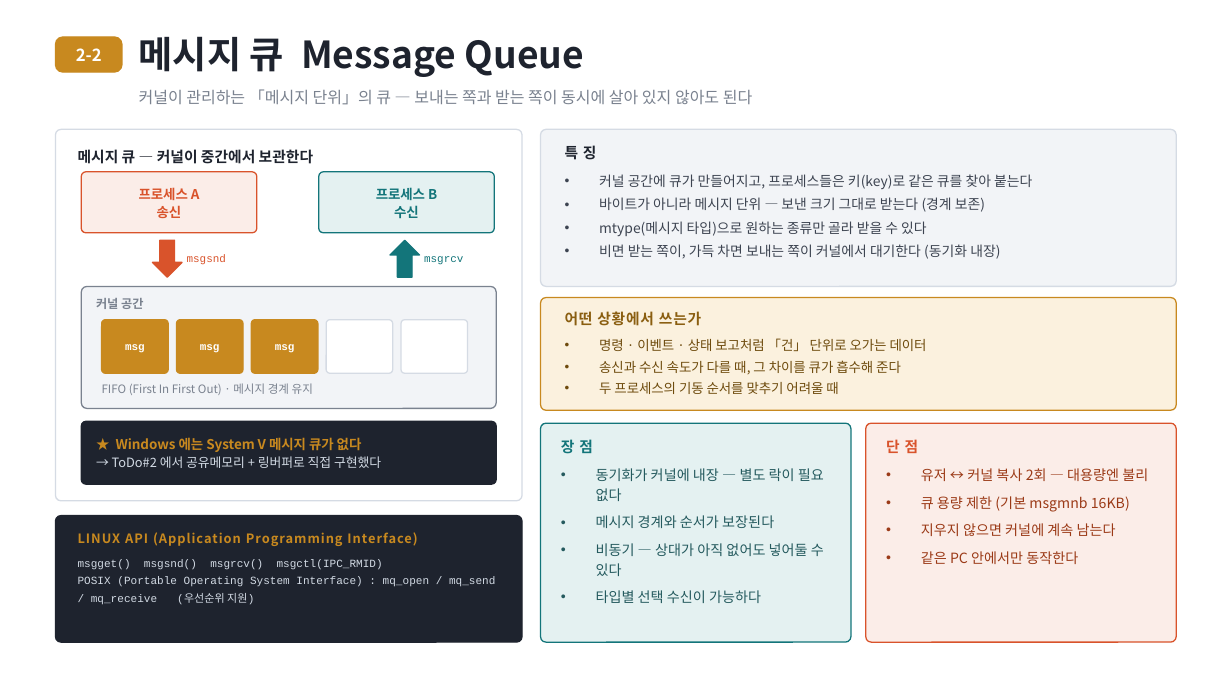
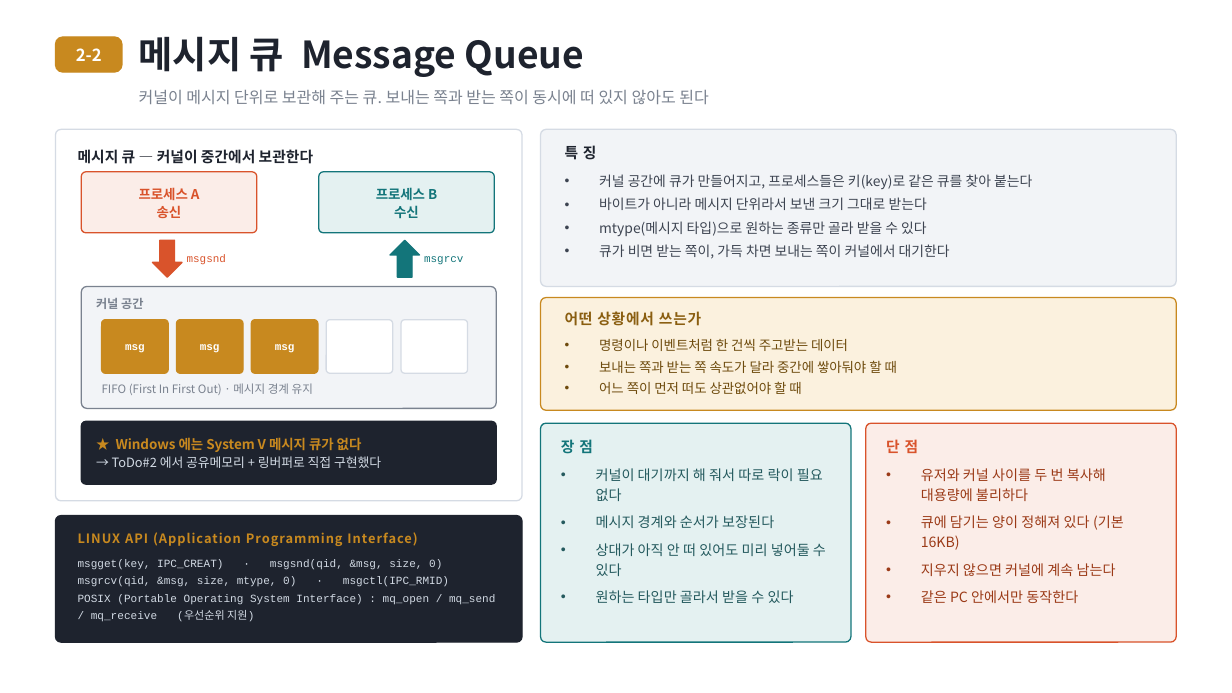
Before and after one commit to harley-hwan/IpcProc, a slide deck: slide 8 of ref/발표자료/IPC_발표자료.pptx. Drawn at 1232x693 pixels with LibreOffice and Linux fonts; fonts in the diff are those of the drawing. Boxes give left, top, right and bottom in pixels: in the first picture for what was removed or moved away, otherwise in the second. Text is boxed around its words. In the diff, an @@ line names an element or a change of style, - is before the commit and + after.

Commit message:
발표자료 2-3 장 정비 및 용어 정리
- 뮤텍스/세마포어 장을 핵심 위주로 다시 쓰고 장별 별첨 추가
- 슬라이드 항목을 대본이 모두 짚도록 양쪽 정렬
- 바쁜 대기 설명 정정: 뮤텍스도 커널이 재워 줌, 조건 대기 오용 시에만 발생
- 11장 비교표에 데이터 단위/복사 횟수/용량 근거 명시
- 12장 CRITICAL_SECTION, Named Mutex 실제 호출 순서 추가
- 생산자/소비자 대신 송신/수신 으로 용어 통일
- 각 장 하단 예상 질문 45항목

```diff
--- a/ref/발표자료/IPC_발표자료.pptx
+++ b/ref/발표자료/IPC_발표자료.pptx
@@ text at <box>139,90,708,104</box>: text changed @@
-커널이 관리하는 「메시지 단위」의 큐 — 보내는 쪽과 받는 쪽이 동시에 살아 있지 않아도 된다
+커널이 메시지 단위로 보관해 주는 큐. 보내는 쪽과 받는 쪽이 동시에 떠 있지 않아도 된다
@@ text at <box>599,197,927,210</box>: text changed @@
-• 바이트가 아니라 메시지 단위 — 보낸 크기 그대로 받는다 (경계 보존)
+• 바이트가 아니라 메시지 단위라서 보낸 크기 그대로 받는다
@@ text at <box>599,244,950,259</box>: text changed @@
-• 비면 받는 쪽이, 가득 차면 보내는 쪽이 커널에서 대기한다 (동기화 내장)
+• 큐가 비면 받는 쪽이, 가득 차면 보내는 쪽이 커널에서 대기한다
@@ text at <box>599,339,897,394</box>: text changed @@
-• 명령 · 이벤트 · 상태 보고처럼 「건」 단위로 오가는 데이터
-• 송신과 수신 속도가 다를 때, 그 차이를 큐가 흡수해 준다
-• 두 프로세스의 기동 순서를 맞추기 어려울 때
+• 명령이나 이벤트처럼 한 건씩 주고받는 데이터
+• 보내는 쪽과 받는 쪽 속도가 달라 중간에 쌓아둬야 할 때
+• 어느 쪽이 먼저 떠도 상관없어야 할 때
@@ text at <box>596,468,823,501</box>: text changed @@
-• 동기화가 커널에 내장 — 별도 락이 필요 없다
+• 커널이 대기까지 해 줘서 따로 락이 필요 없다
@@ text at <box>921,468,1124,550</box>: text changed @@
-• 유저 ↔ 커널 복사 2회 — 대용량엔 불리
-• 큐 용량 제한 (기본 msgmnb 16KB)
+• 유저와 커널 사이를 두 번 복사해 대용량에 불리하다
+• 큐에 담기는 양이 정해져 있다 (기본 16KB)
@@ text at <box>78,559,449,587</box>: text changed @@
-msgget() msgsnd() msgrcv() msgctl(IPC_RMID)
+msgget(key, IPC_CREAT) · msgsnd(qid, &msg, size, 0)
+msgrcv(qid, &msg, size, mtype, 0) · msgctl(IPC_RMID)
@@ text at <box>596,543,826,603</box>: text changed @@
-• 비동기 — 상대가 아직 없어도 넣어둘 수 있다
-• 타입별 선택 수신이 가능하다
+• 상대가 아직 안 떠 있어도 미리 넣어둘 수 있다
+• 원하는 타입만 골라서 받을 수 있다
```
Also in this commit, not shown: 13 other slides changed, 7 other files.
